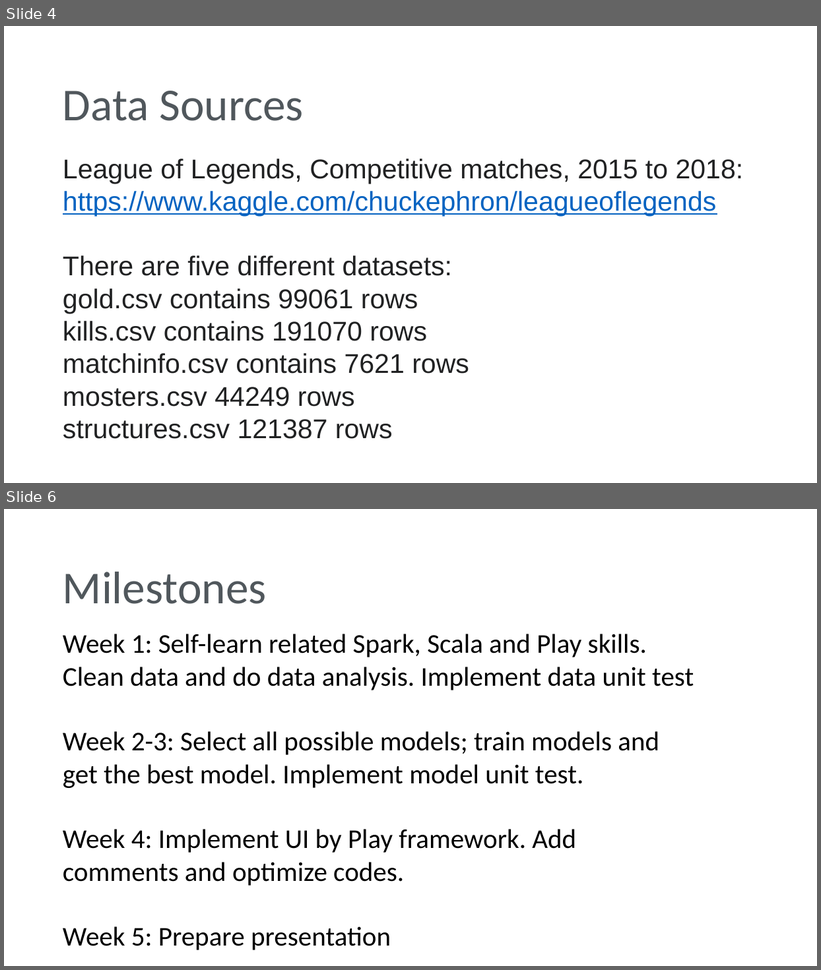
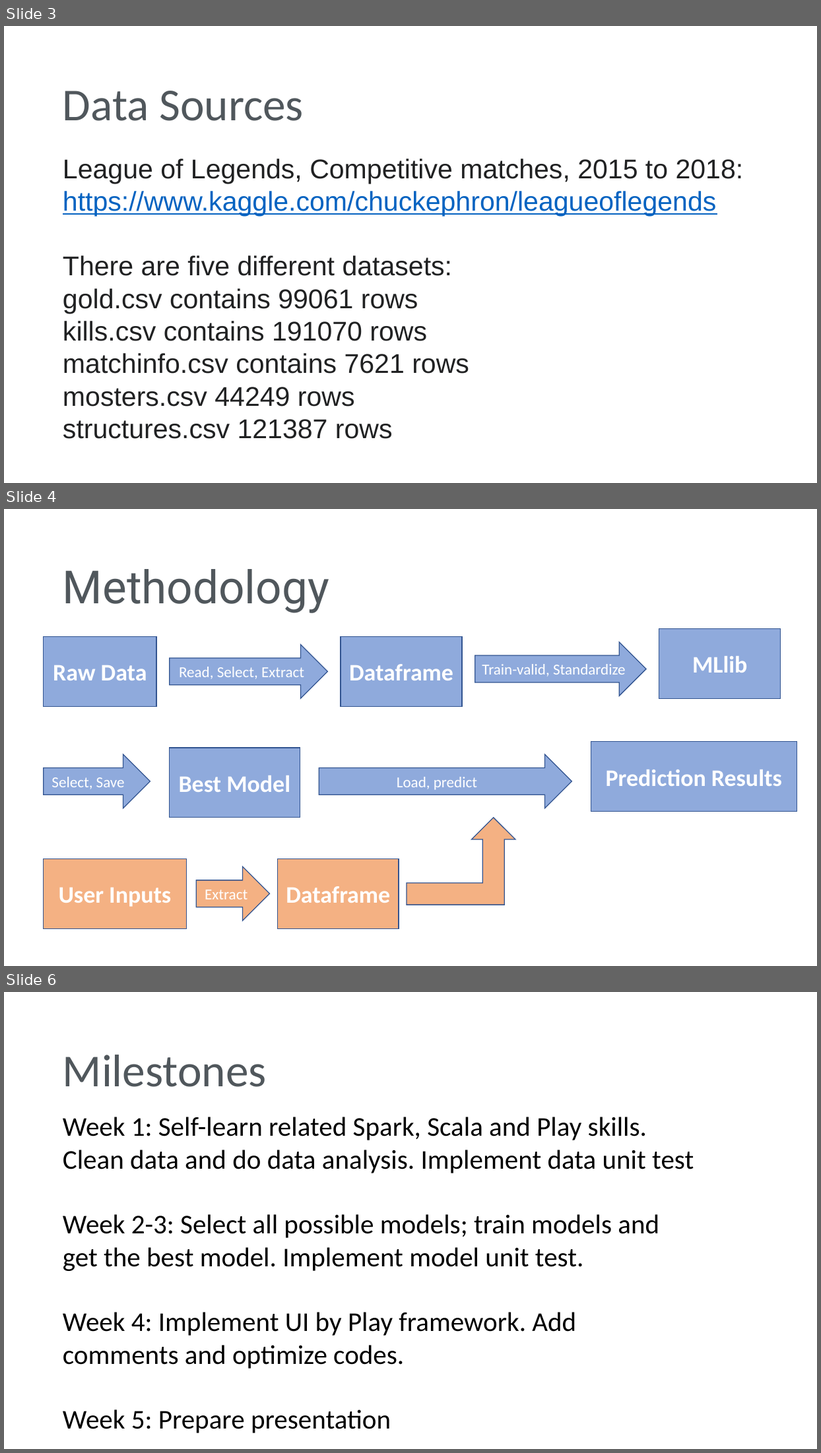
Before and after one commit to yougugugu/CSYE7200_Final_Project_Team7, a slide deck: Predicting Winner of LOL Match(final).pptx. Shown one above the other, each under a label of ours: slides 4 and 6 before the commit, slides 3, 4 and 6 after it; the slides between them are not shown. The pictures are 821x970 and 821x1453 pixels, drawn with LibreOffice and Linux fonts; fonts in the diff are those of the drawing. Boxes give left, top, right and bottom in pixels: in the first picture for what was removed or moved away, otherwise in the second. Text is boxed around its words. In the diff, an @@ line names an element or a change of style, - is before the commit and + after.

```diff
--- a/Predicting Winner of LOL Match(final).pptx
+++ b/Predicting Winner of LOL Match(final).pptx
@@ slide 4 added at box(4, 509, 817, 966), background #FFFFFF @@
@@ text added at box(63, 569, 329, 613), 54 pt, text #50575C @@
+Methodology
@@ rectangle added at box(44, 636, 156, 706), fill #8FAADC, outline #325491 1 pt, 28 pt, text #FFFFFF, bold @@
+Raw Data
@@ right arrow added at box(169, 644, 327, 698), fill #8FAADC, outline #325491 1 pt, 18 pt, text #FFFFFF @@
+Read, Select, Extract
@@ rectangle added at box(341, 636, 462, 706), fill #8FAADC, outline #325491 1 pt, 28 pt, text #FFFFFF, bold @@
+Dataframe
@@ right arrow added at box(475, 642, 646, 696), fill #8FAADC, outline #325491 1 pt, 18 pt, text #FFFFFF @@
+Train-valid, Standardize
@@ rectangle added at box(659, 628, 781, 698), fill #8FAADC, outline #325491 1 pt, 28 pt, text #FFFFFF, bold @@
+MLlib
@@ rectangle added at box(591, 742, 797, 812), fill #8FAADC, outline #325491 1 pt, 28 pt, text #FFFFFF, bold @@
+Prediction Results
@@ right arrow added at box(44, 755, 151, 809), fill #8FAADC, outline #325491 1 pt, 18 pt, text #FFFFFF @@
+Select, Save
@@ rectangle added at box(169, 748, 300, 819), fill #8FAADC, outline #325491 1 pt, 28 pt, text #FFFFFF, bold @@
+Best Model
@@ right arrow added at box(319, 755, 572, 809), fill #8FAADC, outline #325491 1 pt, 18 pt, text #FFFFFF @@
+Load, predict
@@ bent up arrow added at box(407, 818, 516, 905), fill #F4B183, outline #325491 1 pt @@
@@ rectangle added at box(44, 859, 186, 929), fill #F4B183, outline #325491 1 pt, 28 pt, text #FFFFFF, bold @@
+User Inputs
@@ rectangle added at box(277, 859, 399, 929), fill #F4B183, outline #325491 1 pt, 28 pt, text #FFFFFF, bold @@
+Dataframe
@@ right arrow added at box(196, 867, 269, 921), fill #F4B183, outline #325491 1 pt, 18 pt, text #FFFFFF @@
+Extract
@@ what was slide 4 is now slide 3 @@
```
Also in this commit, not shown: 5 slides changed, 6 other slides added, 1 slide removed, 3 other files.
